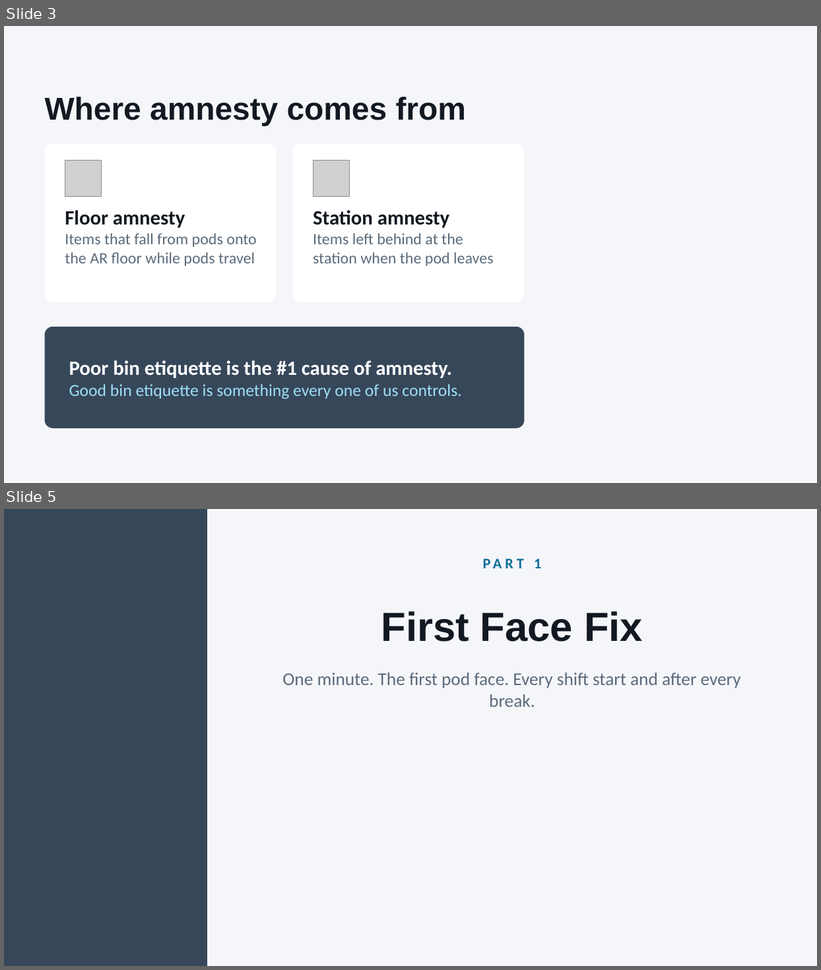
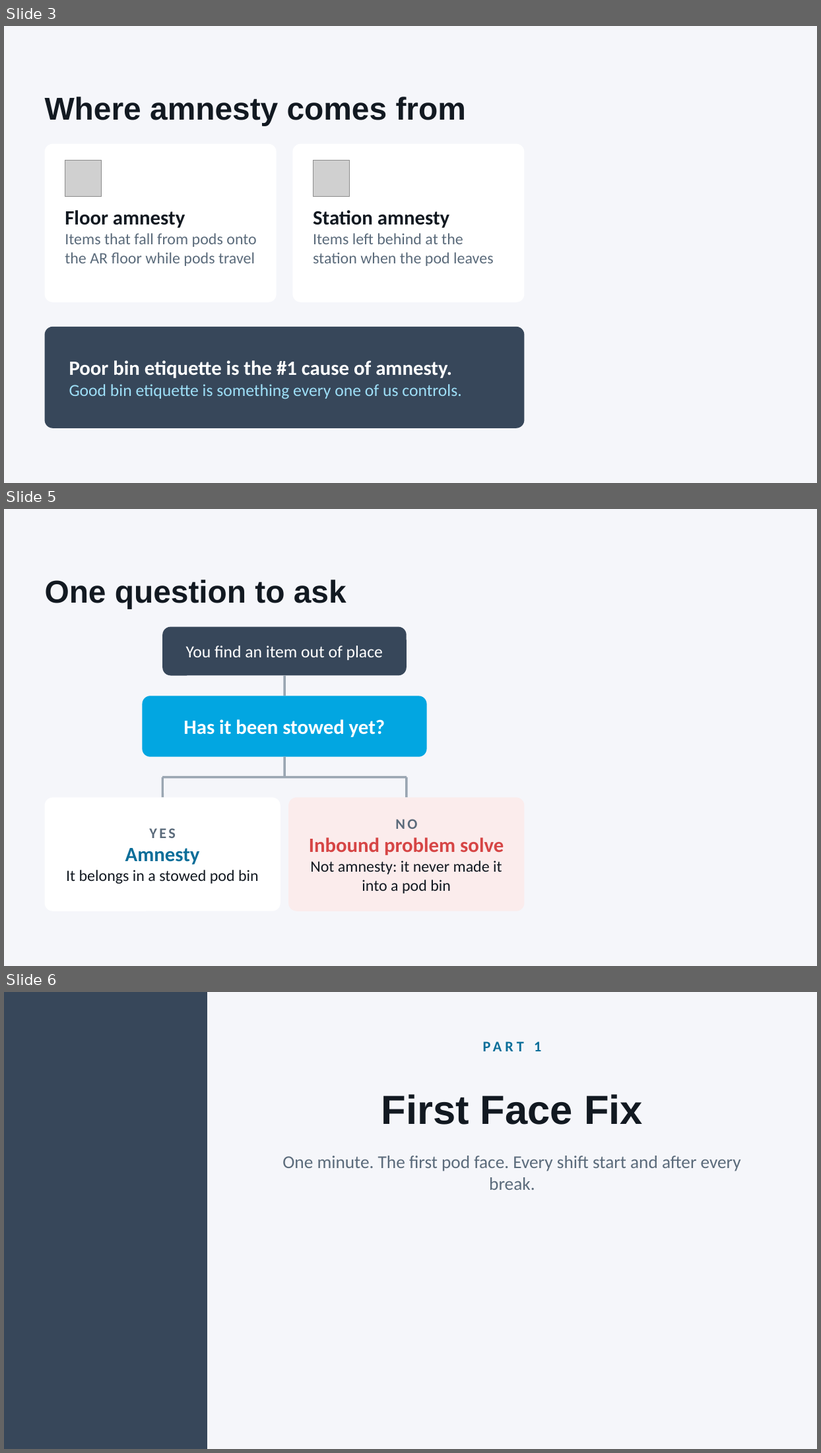
Before and after one commit to vanfryddie/beanstalkx, a slide deck: APMT_Coaching_Stow_FFF_ROBOTSS.pptx. Shown one above the other, each under a label of ours: slides 3 and 5 before the commit, slides 3, 5 and 6 after it; the slides between them are not shown. The pictures are 821x970 and 821x1453 pixels, drawn with LibreOffice and Linux fonts; fonts in the diff are those of the drawing; grey boxes stand for pictures; background and template pictures are left out. Boxes give left, top, right and bottom in pixels: in the first picture for what was removed or moved away, otherwise in the second. Text is boxed around its words. In the diff, an @@ line names an element or a change of style, - is before the commit and + after.

```diff
--- a/APMT_Coaching_Stow_FFF_ROBOTSS.pptx
+++ b/APMT_Coaching_Stow_FFF_ROBOTSS.pptx
@@ slide 5 added at [4, 509, 817, 966], background #F5F6FA @@
@@ title added at [45, 580, 347, 609], 28 pt, text #121921, bold @@
+One question to ask
@@ rounded rectangle added at [162, 627, 407, 676], fill #37475A @@
@@ text added at [186, 646, 383, 660], 15 pt, text #FFFFFF @@
+You find an item out of place
@@ line added from (284, 676) to (284, 696), #9AA6B2 2 pt @@
@@ rounded rectangle added at [142, 696, 427, 757], fill #02A6E1 @@
@@ text added at [184, 720, 385, 737], 18 pt, text #FFFFFF, bold @@
+Has it been stowed yet?
@@ line added from (284, 757) to (284, 778), #9AA6B2 2 pt @@
@@ line added from (162, 778) to (407, 778), #9AA6B2 2 pt @@
@@ line added from (162, 778) to (162, 797), #9AA6B2 2 pt @@
@@ line added from (407, 778) to (407, 797), #9AA6B2 2 pt @@
@@ rounded rectangle added at [45, 797, 281, 912], fill #FFFFFF @@
@@ rounded rectangle added at [288, 797, 524, 912], fill #FBECEC @@
@@ text added at [309, 819, 504, 894], 14 pt, text #121921 @@
+NO
+Inbound problem solve
+Not amnesty: it never made it into a pod bin
@@ text added at [66, 828, 259, 884], 14 pt, text #121921 @@
+YES
+Amnesty
+It belongs in a stowed pod bin
@@ what was slide 5 is now slide 6 @@
```
Also in this commit, not shown: 1 slide changed, 1 other file.
